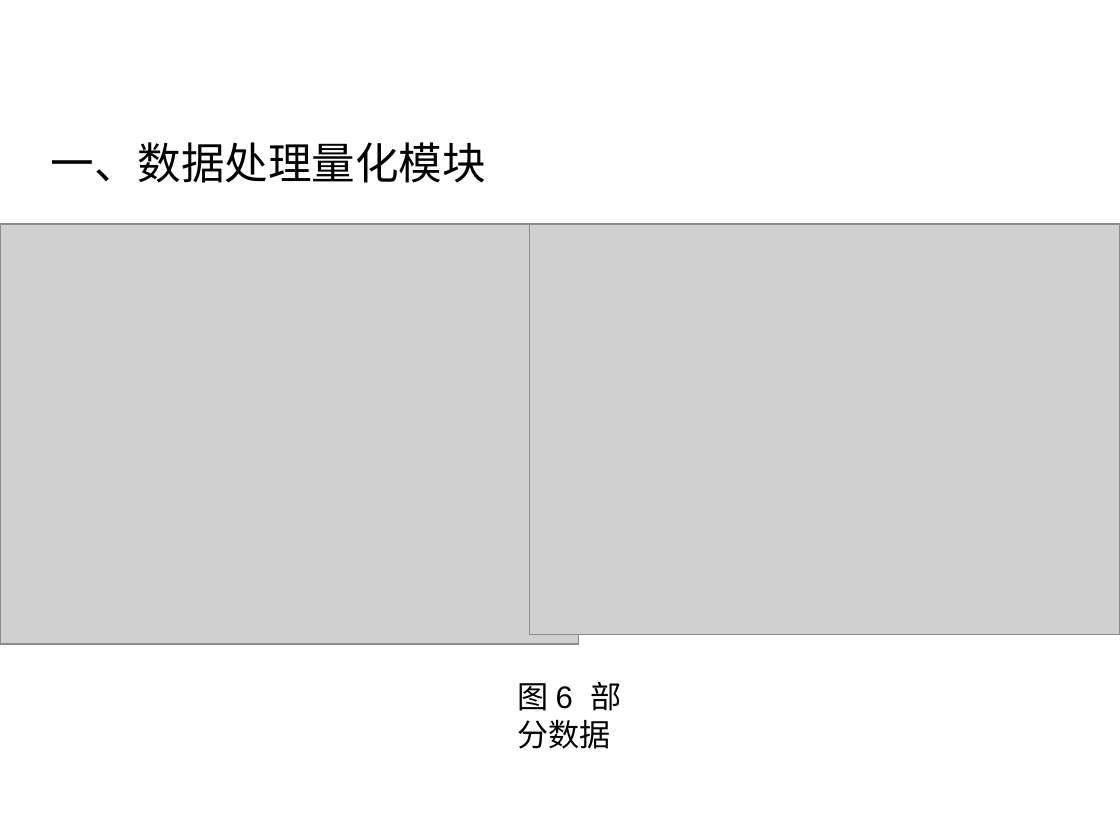
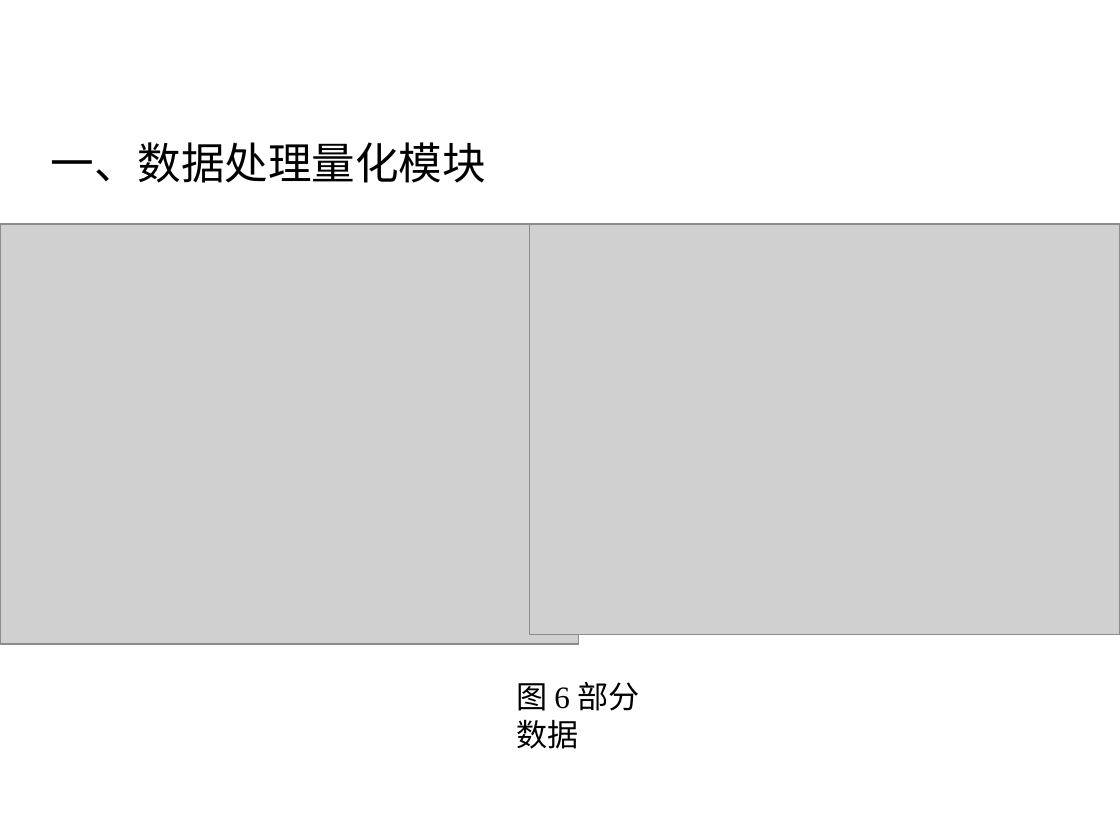
Before and after one commit to azadjun/paper, a slide deck: slide 13 of 答辩-李俊SA14226354.ppt. Drawn at 1120x840 pixels with LibreOffice and Linux fonts; fonts in the diff are those of the drawing; grey boxes stand for pictures; background and template pictures are left out. Boxes give left, top, right and bottom in pixels: in the first picture for what was removed or moved away, otherwise in the second. Text is boxed around its words. In the diff, an @@ line names an element or a change of style, - is before the commit and + after.

```diff
--- a/答辩-李俊SA14226354.ppt
+++ b/答辩-李俊SA14226354.ppt
@@ text "图 6 部分数据" at [516,682,640,749]: font Arial to Times New Roman in "图 6" @@
```
Also in this commit, not shown: 1 other slide changed, 1 other file.
